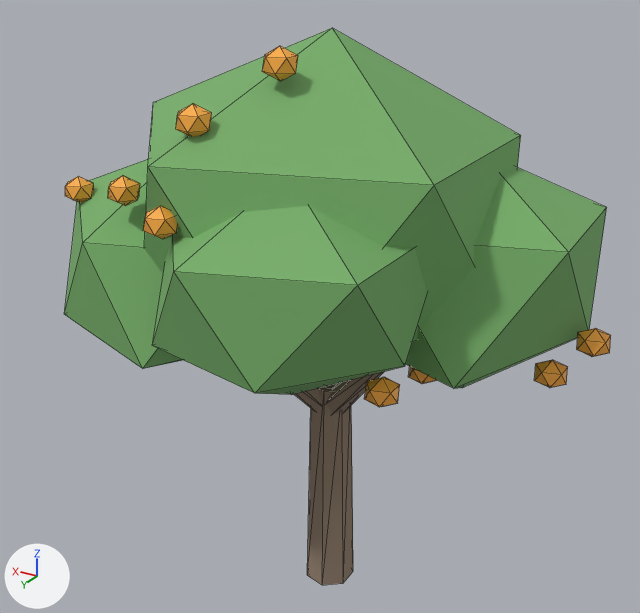
The glTF model inaka-assets/glb/kaki_tree.glb as it was, and as the next commit left it.
One viewpoint serves both versions: a camera (50 mm lens) standing at (-2.71, 4.65, 4.47) and looking at (0.16, -0.13, 2.08). The axes (+X, +Y, +Z) are drawn at lower left. The lights are the same throughout. The picture after the commit comes second. Mesh edges are drawn as thin lines. Vertices at exactly the same position are counted once.

The first picture shows 'kaki_tree'.
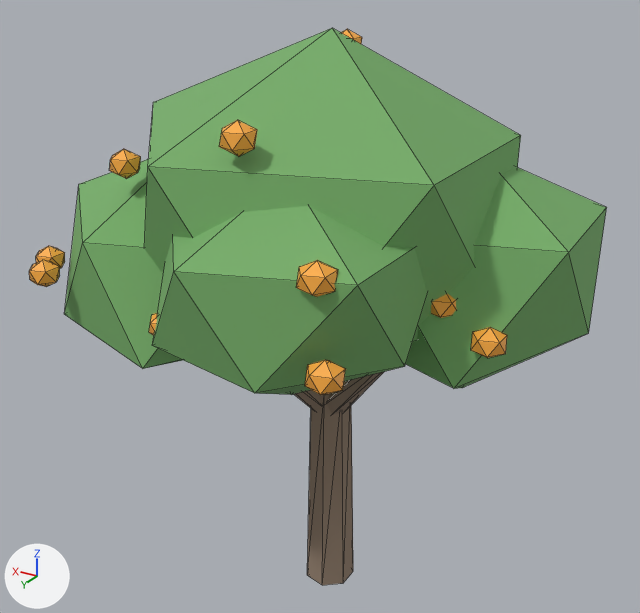
Pixel boxes (x1, y1, x2, y2) of what changed, in the pictures (640 x 613 px; the box of a moved part takes in the faces that stretch with it):
'kaki_tree', reshaped: before (64, 28, 611, 585); after (29, 28, 607, 585)
part 1 of me_kaki_tree, moved or reshaped (not visible before): after (341, 29, 362, 44)
part 2 of me_kaki_tree, moved or reshaped: before (408, 367, 436, 384); after (471, 327, 507, 358)
part 3 of me_kaki_tree, moved or reshaped: before (143, 206, 178, 239); after (431, 294, 456, 318)
part 4 of me_kaki_tree, moved or reshaped: before (262, 46, 298, 81); after (219, 120, 257, 156)
part 5 of me_kaki_tree, moved or reshaped (not visible afterwards): before (108, 176, 140, 206)
part 6 of me_kaki_tree, moved or reshaped: before (365, 377, 400, 407); after (305, 360, 346, 395)
part 7 of me_kaki_tree, moved or reshaped (not visible before): after (149, 313, 157, 335)
part 8 of me_kaki_tree, moved or reshaped (not visible afterwards): before (577, 328, 611, 357)
part 9 of me_kaki_tree, moved or reshaped (not visible before): after (110, 149, 141, 179)
part 10 of me_kaki_tree, moved or reshaped (not visible before): after (29, 260, 60, 287)
part 11 of me_kaki_tree, moved or reshaped (not visible afterwards): before (534, 360, 568, 388)
part 12 of me_kaki_tree, moved or reshaped (not visible before): after (296, 260, 338, 297)
part 13 of me_kaki_tree, moved or reshaped (not visible afterwards): before (176, 104, 212, 137)
part 14 of me_kaki_tree, moved or reshaped: before (65, 176, 94, 203); after (36, 246, 65, 268)

The edits, one by one:
me_kaki_tree is used by ob_kaki_tree; location (0.0, 0.0, 0.0).
me_kaki_tree had 374 vertices, 624 faces and spanned x -1.76..1.88, y -1.77..1.5, z 0.0..3.92.
me_kaki_tree now has 374 vertices, 624 faces and spans x -1.58..1.88, y -1.64..1.5, z 0.0..3.92.
me_kaki_tree part 1: the loose piece of 12 vertices spanning x -0.81..-0.61, y -0.56..-0.37, z 1.89..2.07 is moved by (0.91, -0.06, 1.78).
me_kaki_tree part 2: the loose piece of 12 vertices spanning x -0.72..-0.52, y -0.24..-0.06, z 1.69..1.88 is moved by (-0.63, 0.58, 0.6).
me_kaki_tree part 3: the loose piece of 12 vertices spanning x 0.25..0.44, y 1.11..1.3, z 2.92..3.11 is moved by (-1.3, -0.81, -0.48).
me_kaki_tree part 4: the loose piece of 12 vertices spanning x -0.07..0.12, y 0.43..0.61, z 3.69..3.87 is moved by (-0.07, 0.51, -0.3).
me_kaki_tree part 5: the loose piece of 12 vertices spanning x 0.83..1.03, y 0.76..0.95, z 2.92..3.11 is moved by (-0.97, -0.72, -0.58).
me_kaki_tree part 6: the loose piece of 12 vertices spanning x -0.87..-0.67, y 0.65..0.84, z 2.0..2.18 is moved by (-0.02, 0.66, 0.39).
me_kaki_tree part 7: the loose piece of 12 vertices spanning x -0.46..-0.26, y 1.19..1.37, z 2.72..2.91 is moved by (0.79, -0.15, -0.45).
me_kaki_tree part 8: the loose piece of 12 vertices spanning x -1.76..-1.56, y -0.3..-0.11, z 2.13..2.32 is moved by (0.67, -1.13, 0.24).
me_kaki_tree part 9: the loose piece of 12 vertices spanning x 0.2..0.4, y -1.36..-1.17, z 2.94..3.13 is moved by (0.77, 1.94, 0.09).
me_kaki_tree part 10: the loose piece of 12 vertices spanning x 0.58..0.77, y -0.56..-0.37, z 2.72..2.91 is moved by (0.86, 1.47, -0.39).
me_kaki_tree part 11: the loose piece of 12 vertices spanning x -1.56..-1.36, y -0.2..-0.01, z 1.91..2.1 is moved by (0.76, -1.18, 0.76).
me_kaki_tree part 12: the loose piece of 12 vertices spanning x -0.64..-0.44, y -0.04..0.15, z 2.69..2.88 is moved by (-0.16, 1.29, 0.16).
me_kaki_tree part 13: the loose piece of 12 vertices spanning x 0.2..0.4, y 0.85..1.03, z 3.42..3.61 is moved by (-1.04, -1.79, -1.28).
me_kaki_tree part 14: the loose piece of 12 vertices spanning x 1.53..1.73, y 0.45..0.64, z 2.75..2.94 is moved by (0.09, 0.24, -0.43).
Other edits to the shape of me_kaki_tree do not show in these pictures.
